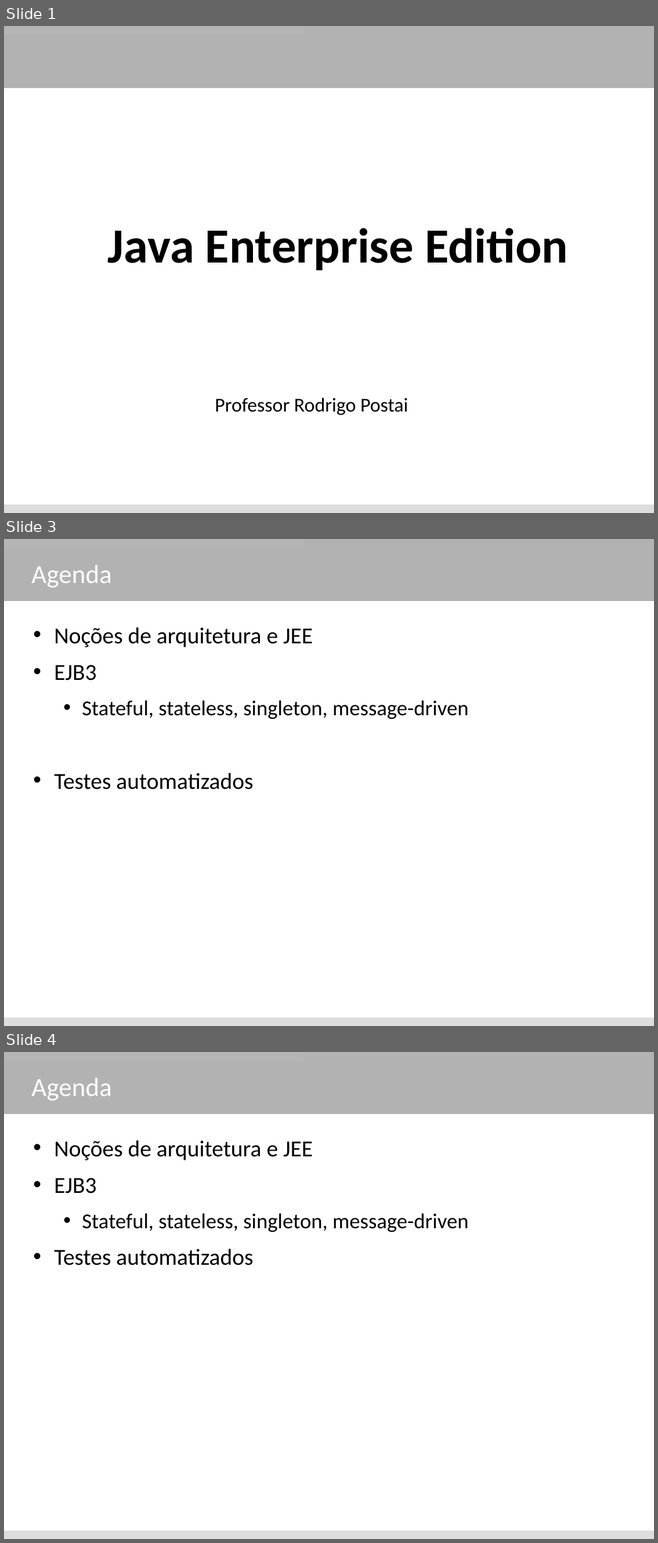
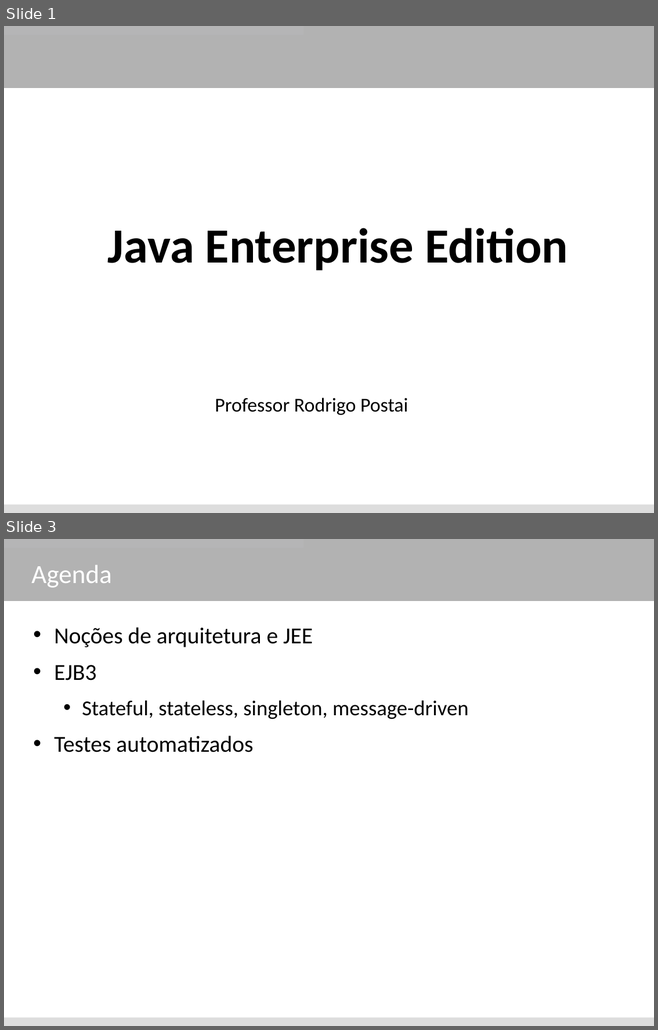
Before and after one commit to rpostai/jee-blank, a slide deck: java enterprise edition - revisado.odp. Shown one above the other, each under a label of ours: slides 1, 3 and 4 before the commit, slides 1 and 3 after it; the slides between them are not shown. The pictures are 658x1543 and 658x1030 pixels, drawn with LibreOffice and Linux fonts; fonts in the diff are those of the drawing. Boxes give left, top, right and bottom in pixels: in the first picture for what was removed or moved away, otherwise in the second. Text is boxed around its words. In the diff, an @@ line names an element or a change of style, - is before the commit and + after.

```diff
--- a/java enterprise edition - revisado.odp
+++ b/java enterprise edition - revisado.odp
@@ slide 3 removed at (4,539,654,1026), background #FFFFFF; not listed: 3 template elements that a slide beside it also shows @@
@@ title removed at (31,565,111,588) @@
-Agenda
@@ text removed at (54,627,468,790) @@
-• Noções de arquitetura e JEE
-• EJB3
-  • Stateful, stateless, singleton, message-driven
-• Testes automatizados
@@ what was slide 4 is now slide 3 @@
```
Also in this commit, not shown: 2 slides changed, 11 slides added, 4 other slides removed, 11 other files.
